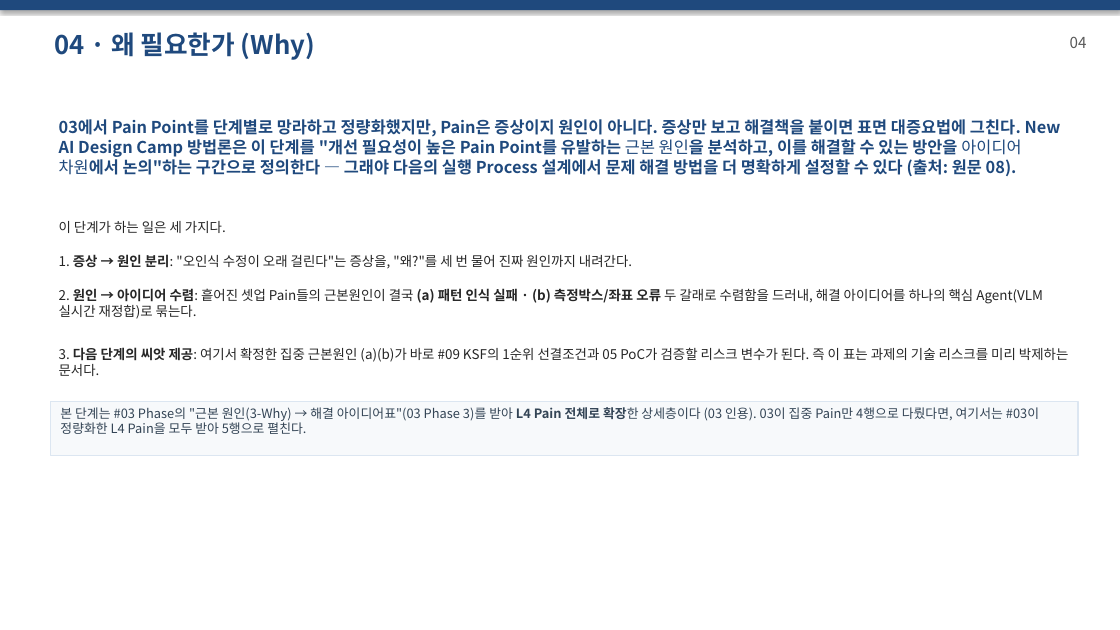
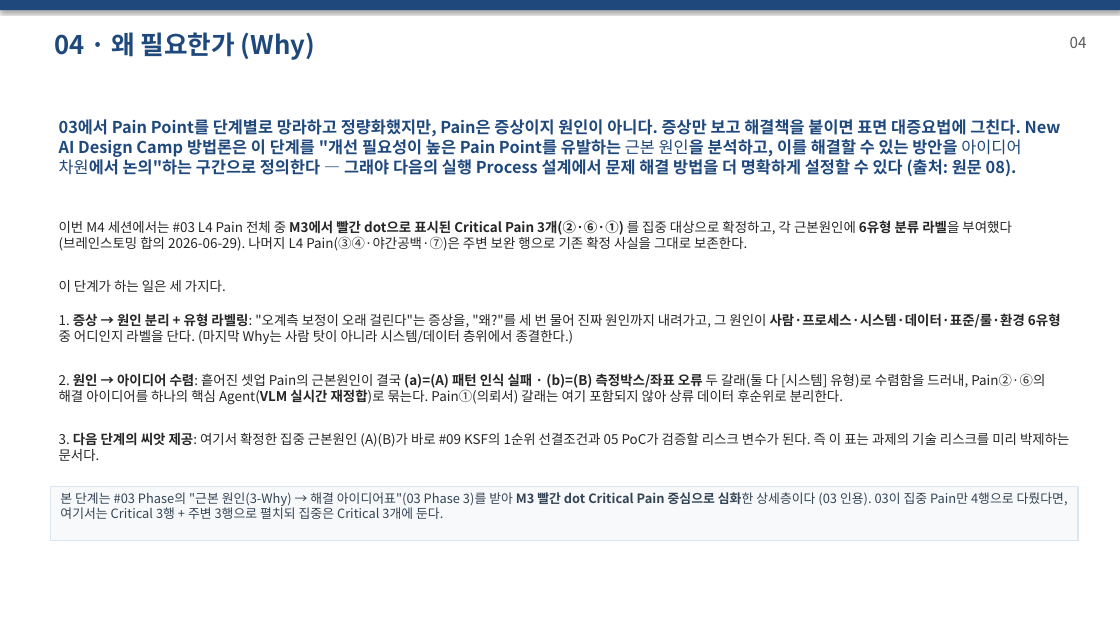
Before and after one commit to DarrenKoi/pm_notes, a slide deck: slide 26 of my-task/AIX_POC/프로젝트_smart_align_agent/07-적용_CDSEM_실행기획_세트.pptx (slide 25 before the commit). Drawn at 1120x630 pixels with LibreOffice and Linux fonts; fonts in the diff are those of the drawing. Boxes give left, top, right and bottom in pixels: in the first picture for what was removed or moved away, otherwise in the second. Text is boxed around its words. In the diff, an @@ line names an element or a change of style, - is before the commit and + after.

```diff
--- a/my-task/AIX_POC/프로젝트_smart_align_agent/07-적용_CDSEM_실행기획_세트.pptx
+++ b/my-task/AIX_POC/프로젝트_smart_align_agent/07-적용_CDSEM_실행기획_세트.pptx
@@ text added at [59,220,1011,251], 11.5 pt, text #262626 @@
+이번 M4 세션에서는 #03 L4 Pain 전체 중 M3에서 빨간 dot으로 표시된 Critical Pain 3개(②·⑥·①) 를 집중 대상으로 확정하고, 각 근본원인에 6유형 분류 라벨을 부여했다 (브레인스토밍 합의 2026-06-29). 나머지 L4 Pain(③④·야간공백·⑦)은 주변 보완 행으로 기존 확정 사실을 그대로 보존한다.
@@ text "이 단계가 하는 일은 세 ...": place and size @@
-text "이 단계가 하는 일은 세 ..." at [59,221,226,233]
+text "이 단계가 하는 일은 세 ..." at [59,280,226,292]
@@ text at [59,313,1061,344]: text changed @@
-1. 증상 → 원인 분리: "오인식 수정이 오래 걸린다"는 증상을, "왜?"를 세 번 물어 진짜 원인까지 내려간다.
+1. 증상 → 원인 분리 + 유형 라벨링: "오계측 보정이 오래 걸린다"는 증상을, "왜?"를 세 번 물어 진짜 원인까지 내려가고, 그 원인이 사람·프로세스·시스템·데이터·표준/룰·환경 6유형 중 어디인지 라벨을 단다. (마지막 Why는 사람 탓이 아니라 시스템/데이터 층위에서 종결한다.)
@@ text at [59,373,1045,405]: text changed @@
-2. 원인 → 아이디어 수렴: 흩어진 셋업 Pain들의 근본원인이 결국 (a) 패턴 인식 실패 · (b) 측정박스/좌표 오류 두 갈래로 수렴함을 드러내, 해결 아이디어를 하나의 핵심 Agent(VLM 실시간 재정합)로 묶는다.
+2. 원인 → 아이디어 수렴: 흩어진 셋업 Pain의 근본원인이 결국 (a)=(A) 패턴 인식 실패 · (b)=(B) 측정박스/좌표 오류 두 갈래(둘 다 [시스템] 유형)로 수렴함을 드러내, Pain②·⑥의 해결 아이디어를 하나의 핵심 Agent(VLM 실시간 재정합)로 묶는다. Pain①(의뢰서) 갈래는 여기 포함되지 않아 상류 데이터 후순위로 분리한다.
@@ text at [59,432,1069,461]: text changed @@
-3. 다음 단계의 씨앗 제공: 여기서 확정한 집중 근본원인 (a)(b)가 바로 #09 KSF의 1순위 선결조건과 05 PoC가 검증할 리스크 변수가 된다. 즉 이 표는 과제의 기술 리스크를 미리 박제하는 문서다.
+3. 다음 단계의 씨앗 제공: 여기서 확정한 집중 근본원인 (A)(B)가 바로 #09 KSF의 1순위 선결조건과 05 PoC가 검증할 리스크 변수가 된다. 즉 이 표는 과제의 기술 리스크를 미리 박제하는 문서다.
@@ rectangle "본 단계는 #03 Phase의 "근본 ...": place and size @@
-rectangle "본 단계는 #03 Phase의 "근본 ..." at [50,402,1078,455]
+rectangle "본 단계는 #03 Phase의 "근본 ..." at [50,486,1078,540]
@@ text in rectangle at [60,492,1068,519]: text changed @@
-본 단계는 #03 Phase의 "근본 원인(3-Why) → 해결 아이디어표"(03 Phase 3)를 받아 L4 Pain 전체로 확장한 상세층이다 (03 인용). 03이 집중 Pain만 4행으로 다뤘다면, 여기서는 #03이 정량화한 L4 Pain을 모두 받아 5행으로 펼친다.
+본 단계는 #03 Phase의 "근본 원인(3-Why) → 해결 아이디어표"(03 Phase 3)를 받아 M3 빨간 dot Critical Pain 중심으로 심화한 상세층이다 (03 인용). 03이 집중 Pain만 4행으로 다뤘다면, 여기서는 Critical 3행 + 주변 3행으로 펼치되 집중은 Critical 3개에 둔다.
```
Also in this commit, not shown: 35 other slides changed, 4 slides added, 1 slide removed, 14 other files.
